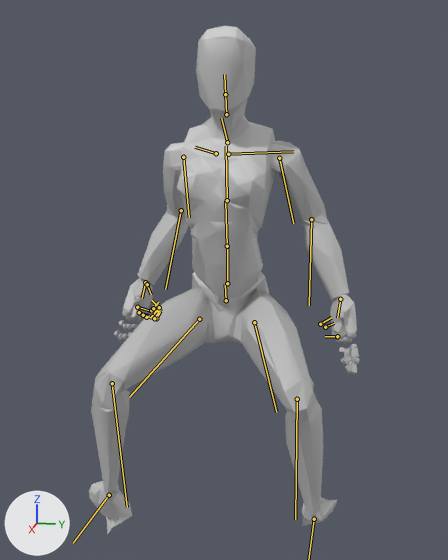
Renders of the glTF model assets/models/personaje/base/cuerpo_mujer.glb from each side of a commit.
Before and after are seen from a 50 mm lens placed at (1.552, 0.327, 1.354), pointed at (-0.036, 0.009, 0.957). Arrows for +X, +Y and +Z are at lower left; the lights stay in place. The first picture is the older version. Both versions are drawn at frame 0 of the action 'jinete_galope'; the numbers are the values there. The bones that change, and the others that lie on the model, are drawn over the model as lines.

In view in the first picture: 'cuerpo'.
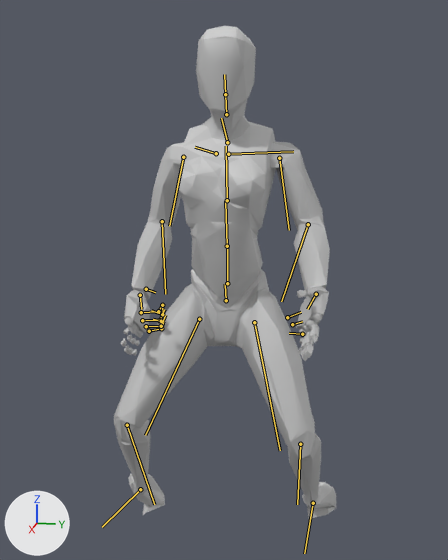
What differs and where, as boxes (x1, y1, x2, y2) in the pictures (448 x 560 px):
'cuerpo', posed (18% narrower)
    before: (89, 26, 359, 534)
    after: (114, 26, 336, 519)
bone 'upperarm_l', root to tip
    before: (279, 158) to (293, 223)
    after: (279, 158) to (289, 230)
bone 'lowerarm_l', root to tip
    before: (311, 219) to (309, 305)
    after: (308, 224) to (281, 301)
bone 'upperarm_r', root to tip
    before: (183, 157) to (189, 217)
    after: (183, 157) to (169, 226)
bone 'lowerarm_r', root to tip
    before: (181, 210) to (165, 289)
    after: (162, 221) to (165, 294)
bone 'thigh_l', root to tip
    before: (254, 322) to (276, 412)
    after: (254, 322) to (280, 450)
bone 'calf_l', root to tip
    before: (297, 399) to (295, 519)
    after: (300, 444) to (297, 504)
bone 'thigh_r', root to tip
    before: (199, 319) to (129, 397)
    after: (199, 319) to (145, 435)
bone 'calf_r', root to tip
    before: (112, 383) to (127, 507)
    after: (127, 425) to (154, 504)
bone 'foot_r', root to tip
    before: (109, 495) to (73, 543)
    after: (140, 489) to (102, 527)

The change in detail:
Bone 'upperarm_l' (bone_upperarm_l) turns from (-15, -22, 12) to (8, -24, 17) degrees about its own x, y and z.
Bone 'lowerarm_l' (bone_lowerarm_l) turns from (38, -2, 9) to (44, 5, 2) degrees about its own x, y and z.
Bone 'upperarm_r' (bone_upperarm_r) turns from (-28, 10, -14) to (3, 14, -10) degrees about its own x, y and z.
Bone 'lowerarm_r' (bone_lowerarm_r) turns from (49, 2, -7) to (39, -17, 12) degrees about its own x, y and z.
Bone 'thigh_l' (bone_thigh_l) turns from (-58, -13, -46) to (-28, -4, -33) degrees about its own x, y and z.
Bone 'calf_l' (bone_calf_l) turns from (77, -21, 13) to (65, -14, 9) degrees about its own x, y and z.
Bone 'foot_l' (bone_foot_l) turns from (120, -11, -8) to (84, -20, 6) degrees about its own x, y and z.
Bone 'thigh_r' (bone_thigh_r) turns from (-74, -5, 36) to (-44, -7, 25) degrees about its own x, y and z.
Bone 'calf_r' (bone_calf_r) turns from (77, -10, 23) to (60, -12, 29) degrees about its own x, y and z.
Bone 'foot_r' (bone_foot_r) turns from (87, -35, -34) to (74, -40, -26) degrees about its own x, y and z.
